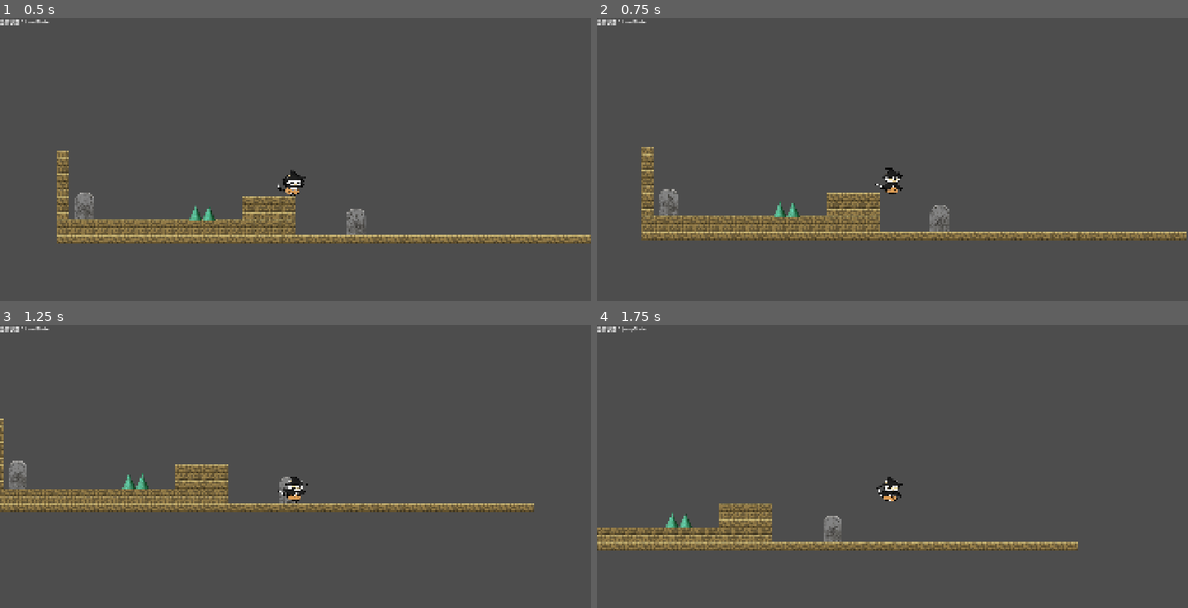
Above: before the commit, frames 1-4 (two rows, left to right).
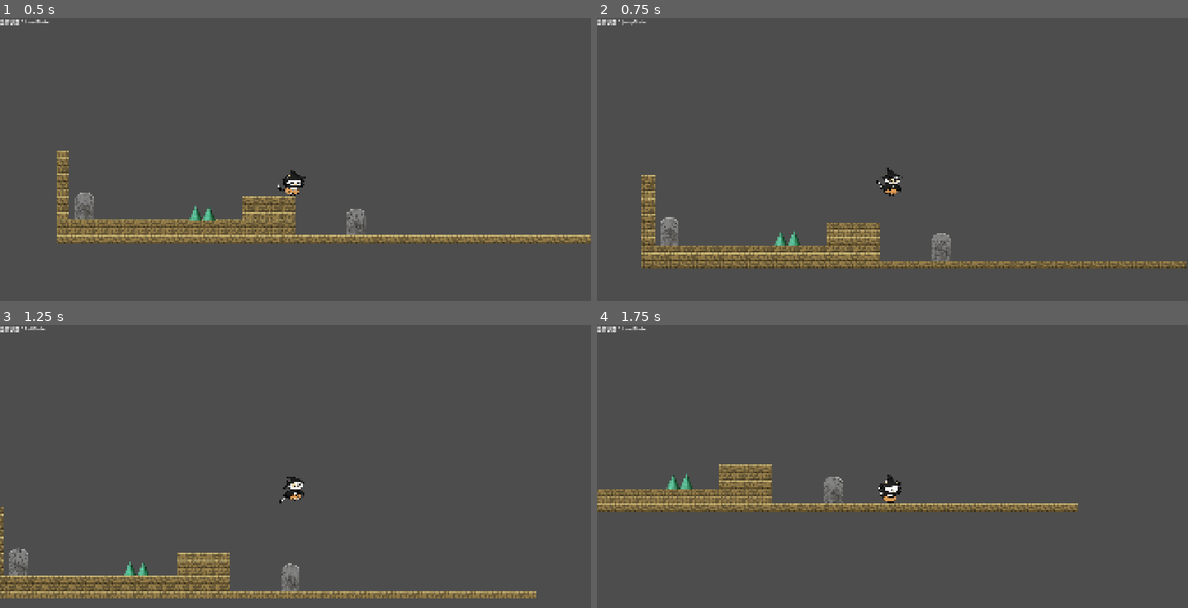
Above: after the commit, the same moments.

Repository: XiChen1234/Miaoge
Game: Godot game, scene res://Scenes/Level/level_01.tscn
The game is run twice, just before and just after one commit, with the same random seed, the same clock (stepped at 60 frames per second) and the same inputs.
Inputs:
- Up to frame 1 (0.5 s): no input
- Up to frame 2 (0.75 s): hold D (move_right) from 0.53 s (still down); tap Space (jump) at 0.6 s
- Up to frame 3 (1.25 s): keep holding D (move_right); tap Space (jump) at 0.77, 1.07 s
- Up to frame 4 (1.75 s): keep holding D (move_right); tap Space (jump) at 1.35, 1.52 s

Frame 1 is identical in both runs. In frame 2, 11% of the frame differs, in the area x 4-100%, y 0-89%; in frame 3, 12%, in the area x 0-91%, y 0-97%; in frame 4, 9.6%.

Commit message:
feat: update land jump state

Diff:
--- a/Scenes/Player/State/land_state.gd
+++ b/Scenes/Player/State/land_state.gd
@@ -3,6 +3,7 @@
 
 @onready var idle_state: State = $"../IdleState"
 @onready var walk_state: PlayerWalkState = $"../WalkState"
+@onready var jump_state: State = $"../JumpState"
 
 
 func enter(_data: Variant = null) -> void:
@@ -13,6 +14,10 @@
 
 
 func physics_update(delta: float) -> void:
+	if Input.is_action_just_pressed("jump"):
+		state_machine.change_state(jump_state)
+		return
+
 	var direction = Input.get_axis("move_left", "move_right")
 
 	if direction != 0:
